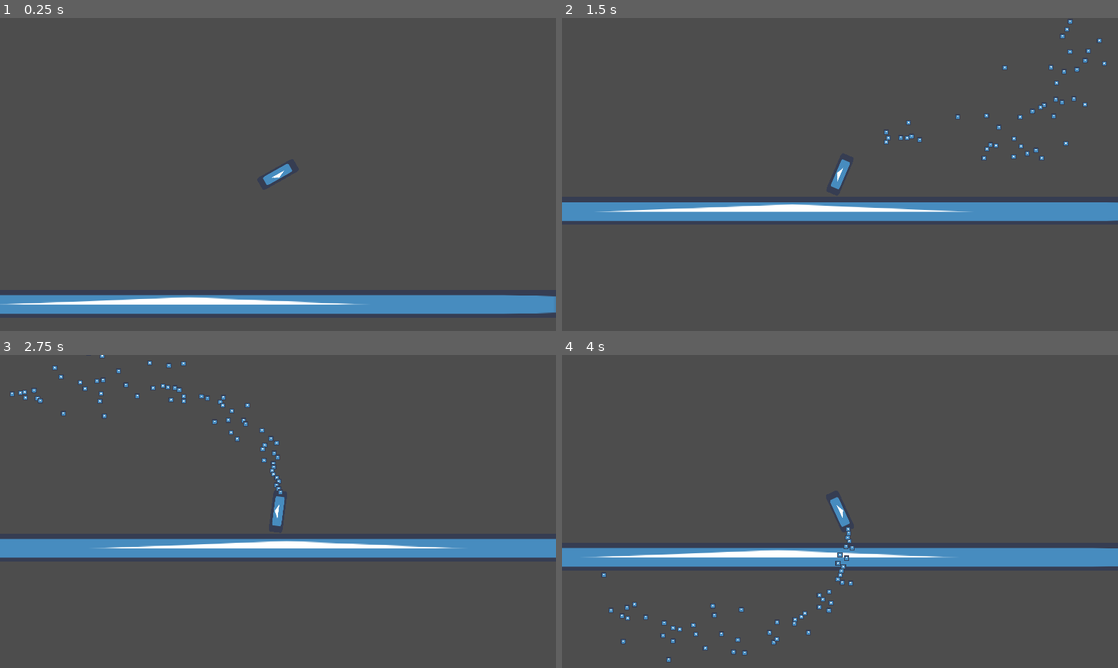
Above: before the commit, frames 1-4 (two rows, left to right).
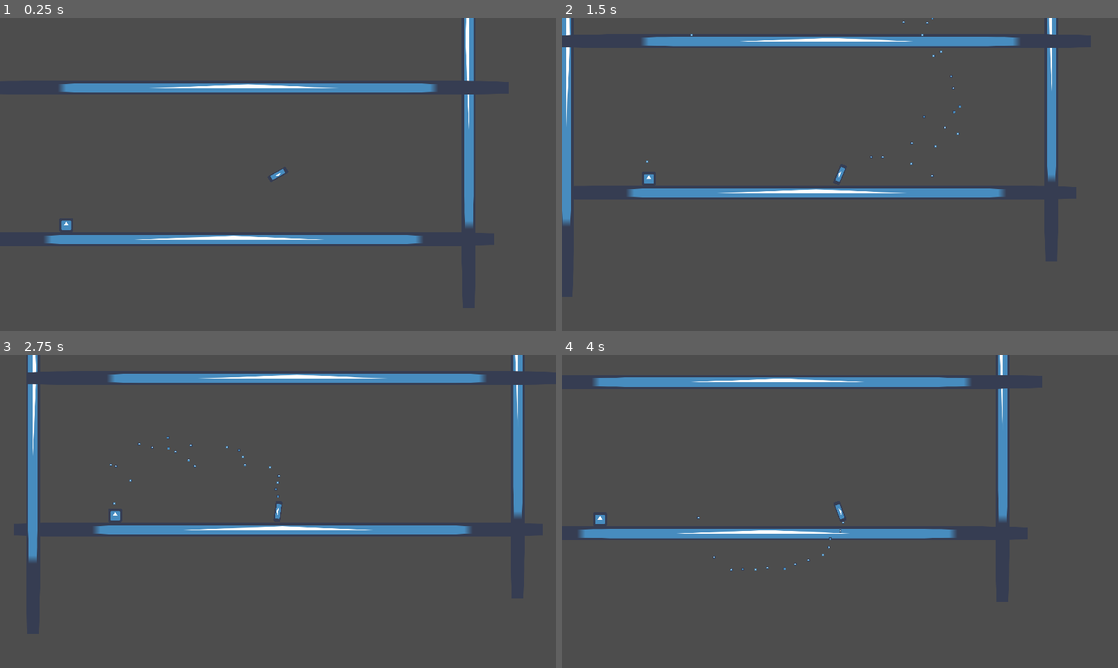
Above: after the commit, the same moments.

Repository: SmallConfusion/The-Gatler
Game: Godot game, scene res://scenes/levels/level_1.tscn
Same seed, same stepped clock (60 frames per second), same inputs: the game is played once before the commit and once after it. The engine's default icon, where the game draws it, is replaced by a stand-in: a white triangle on a blue panel in a dark square.
Inputs (mouse positions are in pixels of both pictures, inside the frame that each line leads up to):
- Up to frame 1 (0.25 s): no input
- Up to frame 2 (1.5 s): move the mouse to (962, 158) at 0.52 s; press the mouse at (962, 158) at 0.53 s; move the mouse to (728, 190) at 1.27 s; release the mouse at (728, 190) at 1.28 s; click (728, 190) at 1.35 s
- Up to frame 3 (2.75 s): move the mouse to (333, 442) at 2.02 s; press the mouse at (333, 442) at 2.03 s
- Up to frame 4 (4 s): move the mouse to (812, 574) at 2.77 s; release the mouse at (812, 574) at 2.78 s; click (812, 574) at 2.85 s; move the mouse to (1006, 558) at 3.52 s; press the mouse at (1006, 558) at 3.53 s

The runs differ from the first frame. In frame 1, 11% of the frame differs, in the area x 0-100%, y 0-95%; in frame 2, 12%; in frame 3, 12%, in the area x 0-100%, y 0-67%; in frame 4, 12%.

Commit message:
Added innocent and cooldown to gun

Diff:
--- a/src/scenes/levels/level_1.tscn
+++ b/src/scenes/levels/level_1.tscn
@@ -1,7 +1,8 @@
-[gd_scene load_steps=4 format=3 uid="uid://d4fbjm3v6knfp"]
+[gd_scene load_steps=5 format=3 uid="uid://d4fbjm3v6knfp"]
 
 [ext_resource type="PackedScene" uid="uid://dxfytd662m1kl" path="res://scenes/objects/player.tscn" id="1_milha"]
 [ext_resource type="Texture2D" uid="uid://bnb0ah6gxki3b" path="res://icon.png" id="1_n16tt"]
+[ext_resource type="PackedScene" uid="uid://byddp4ekan6dx" path="res://scenes/objects/innocent.tscn" id="3_2st18"]
 
 [sub_resource type="RectangleShape2D" id="RectangleShape2D_obiph"]
 size = Vector2(2450, 68)
@@ -56,3 +57,6 @@
 [node name="CollisionShape2D" type="CollisionShape2D" parent="StaticBody2D4"]
 position = Vector2(-9, 0)
 shape = SubResource("RectangleShape2D_obiph")
+
+[node name="Innocent" parent="." instance=ExtResource("3_2st18")]
+position = Vector2(-256, 645)
--- /dev/null
+++ b/src/scenes/objects/innocent.tscn
@@ -0,0 +1,31 @@
+[gd_scene load_steps=6 format=3 uid="uid://byddp4ekan6dx"]
+
+[ext_resource type="Script" path="res://scripts/components/hitbox.gd" id="1_0di2j"]
+[ext_resource type="Texture2D" uid="uid://bnb0ah6gxki3b" path="res://icon.png" id="2_052oh"]
+[ext_resource type="Script" path="res://scripts/components/health.gd" id="3_p11w1"]
+[ext_resource type="Script" path="res://scripts/components/death.gd" id="4_1sish"]
+
+[sub_resource type="RectangleShape2D" id="RectangleShape2D_g6ebx"]
+size = Vector2(64, 64)
+
+[node name="Innocent" type="Node2D"]
+
+[node name="Icon" type="Sprite2D" parent="."]
+position = Vector2(0, -32)
+texture = ExtResource("2_052oh")
+
+[node name="Hitbox" type="Area2D" parent="."]
+collision_layer = 2
+collision_mask = 2
+script = ExtResource("1_0di2j")
+
+[node name="CollisionShape2D" type="CollisionShape2D" parent="Hitbox"]
+position = Vector2(0, -32)
+shape = SubResource("RectangleShape2D_g6ebx")
+
+[node name="Health" type="Node" parent="."]
+script = ExtResource("3_p11w1")
+health = 10.0
+
+[node name="Death" type="Node" parent="."]
+script = ExtResource("4_1sish")
--- a/src/scenes/objects/player.tscn
+++ b/src/scenes/objects/player.tscn
@@ -32,11 +32,13 @@
 shape = SubResource("RectangleShape2D_ptnw6")
 
 [node name="Camera2D" type="Camera2D" parent="."]
+zoom = Vector2(0.5, 0.5)
 
 [node name="Gun" type="Node2D" parent="."]
 position = Vector2(45, -1.96701e-06)
 script = ExtResource("3_exkqj")
 bullet_scene = ExtResource("7_ivlbb")
+cooldown = 0.025
 spread = 0.4
 spread_concentration = 2.1
 
--- a/src/scripts/components/gun.gd
+++ b/src/scripts/components/gun.gd
@@ -2,12 +2,28 @@
 class_name Gun
 
 @export var bullet_scene : PackedScene
+
+@export var cooldown : float = 1.
+
 @export var spread := 0.1
 @export var spread_concentration := 1.
 
 @onready var spread_pow := spread ** spread_concentration
 
-func fire():
+var cooldown_timer := 0.0
+
+
+func _process(delta):
+	cooldown_timer -= delta
+
+
+func fire_cooldown():
+	if cooldown_timer <= 0:
+		cooldown_timer = cooldown
+		_fire()
+
+
+func _fire():
 	var bullet = bullet_scene.instantiate()
 	bullet.global_position = global_position
 
--- a/src/scripts/objects/player.gd
+++ b/src/scripts/objects/player.gd
@@ -18,6 +18,6 @@
 
 	if Input.is_action_pressed("Fire"):
 		force = -Vector2.from_angle(rotation) * SPEED
-		$Gun.fire()
+		$Gun.fire_cooldown()
 
 	apply_central_force(force)
